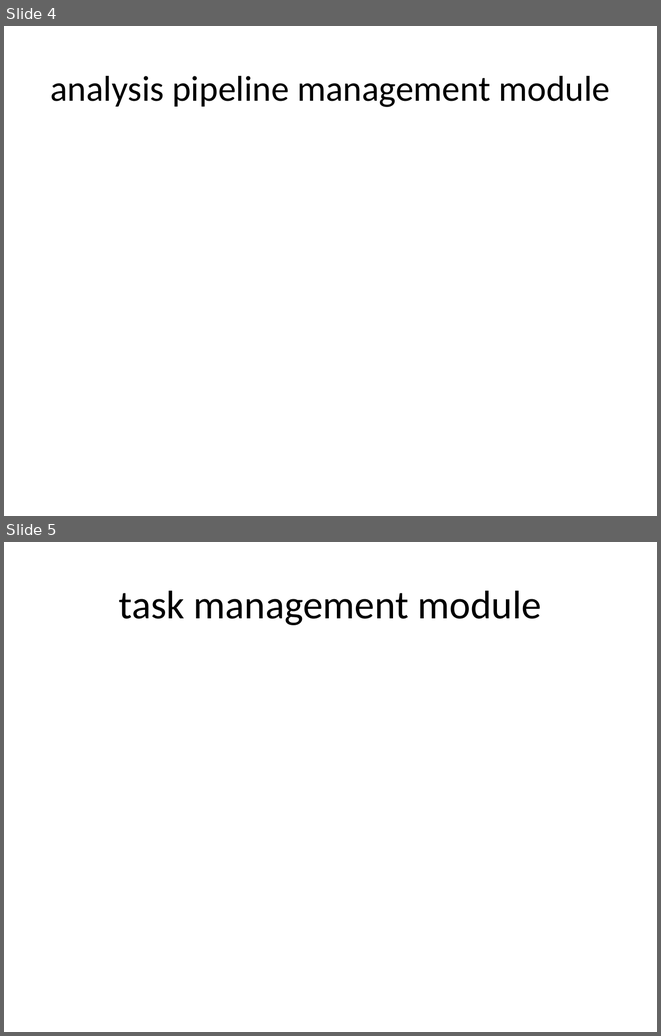
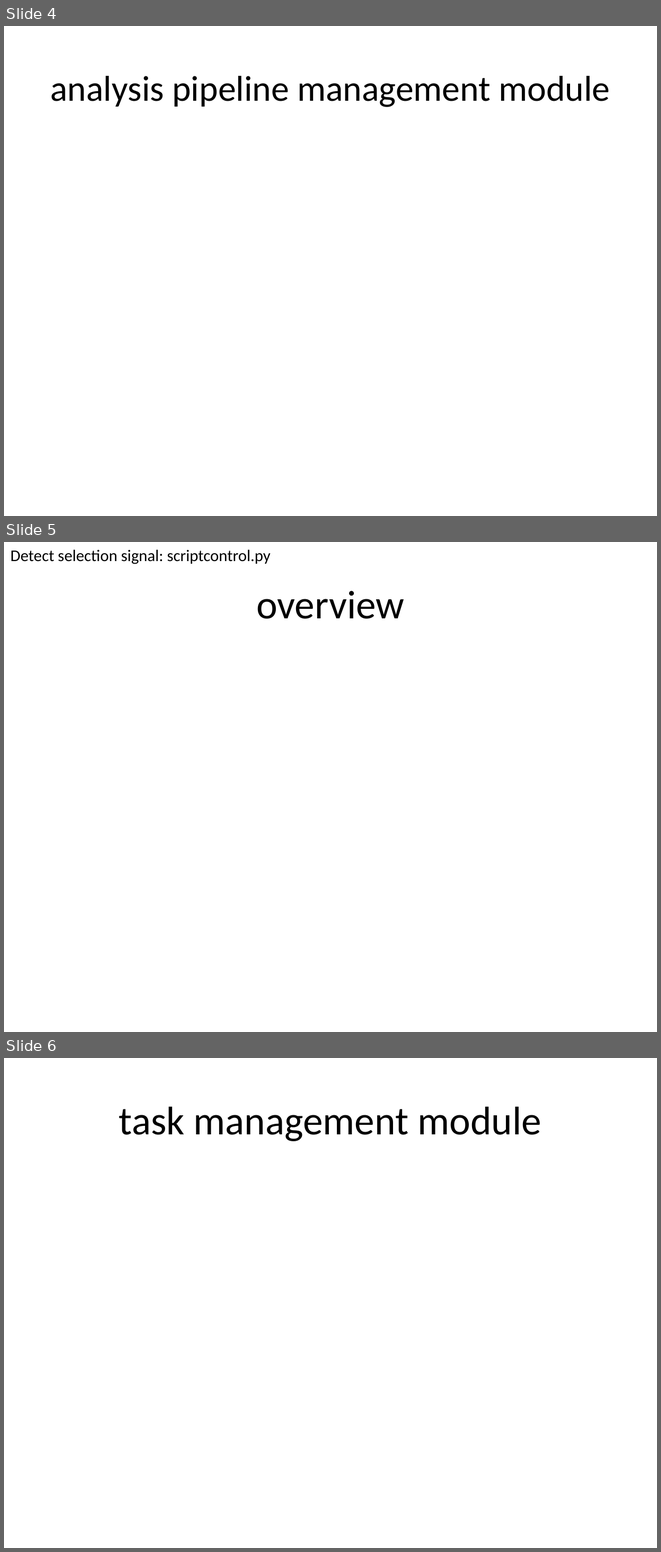
Before and after one commit to vitogump/lifelit, a slide deck: userGuide.pptx. Shown one above the other, each under a label of ours: slides 4 and 5 before the commit, slides 4, 5 and 6 after it. The pictures are 661x1036 and 661x1552 pixels, drawn with LibreOffice and Linux fonts; fonts in the diff are those of the drawing. Boxes give left, top, right and bottom in pixels: in the first picture for what was removed or moved away, otherwise in the second. Text is boxed around its words. In the diff, an @@ line names an element or a change of style, - is before the commit and + after.

```diff
--- a/userGuide.pptx
+++ b/userGuide.pptx
@@ slide 5 added at (4,542,657,1032), background #FFFFFF @@
@@ text added at (10,549,271,564), 18 pt, text #000000 @@
+Detect selection signal: scriptcontrol.py
@@ title added at (256,591,404,619), 44 pt, text #000000 @@
+overview
@@ what was slide 5 is now slide 6 @@
```
Also in this commit, not shown: 2 slides changed, 10 other files.
